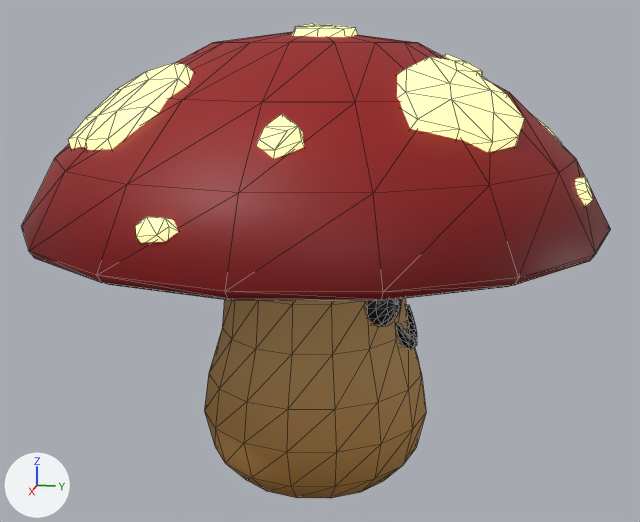
The Blender file BaseFramework 3D/Asset/Models/Enemy/Mushroom/MushroomAngry/MushroomAngry.blend: old version first, new version second.
The view is the same before and after, from a 50 mm lens placed at (1.72, 0.353, 0.896), pointed at (-0.002, 0.009, 0.466). The axes (+X, +Y, +Z) are drawn at lower left. The lights are the same throughout. The older version comes first. Mesh edges are drawn as thin lines.

The first picture shows 'mushroom'.
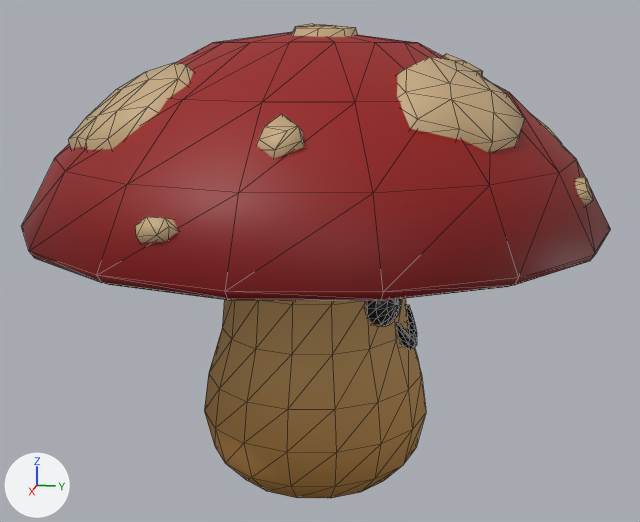
Boxes [x1, y1, x2, y2] around the edits, measured in the pictures (640 x 522 px):
'mushroom', recoloured, surface changed (darker): [67, 24, 596, 249] in both

The change, as a list of edits to the scene's bpy script:
```text
Change mat_emission:
    remove mat_emission.emission_color = (0.799, 0.753, 0.356)  # beige #e7e1a1
    remove mat_emission.emission_strength = 1.0
```
